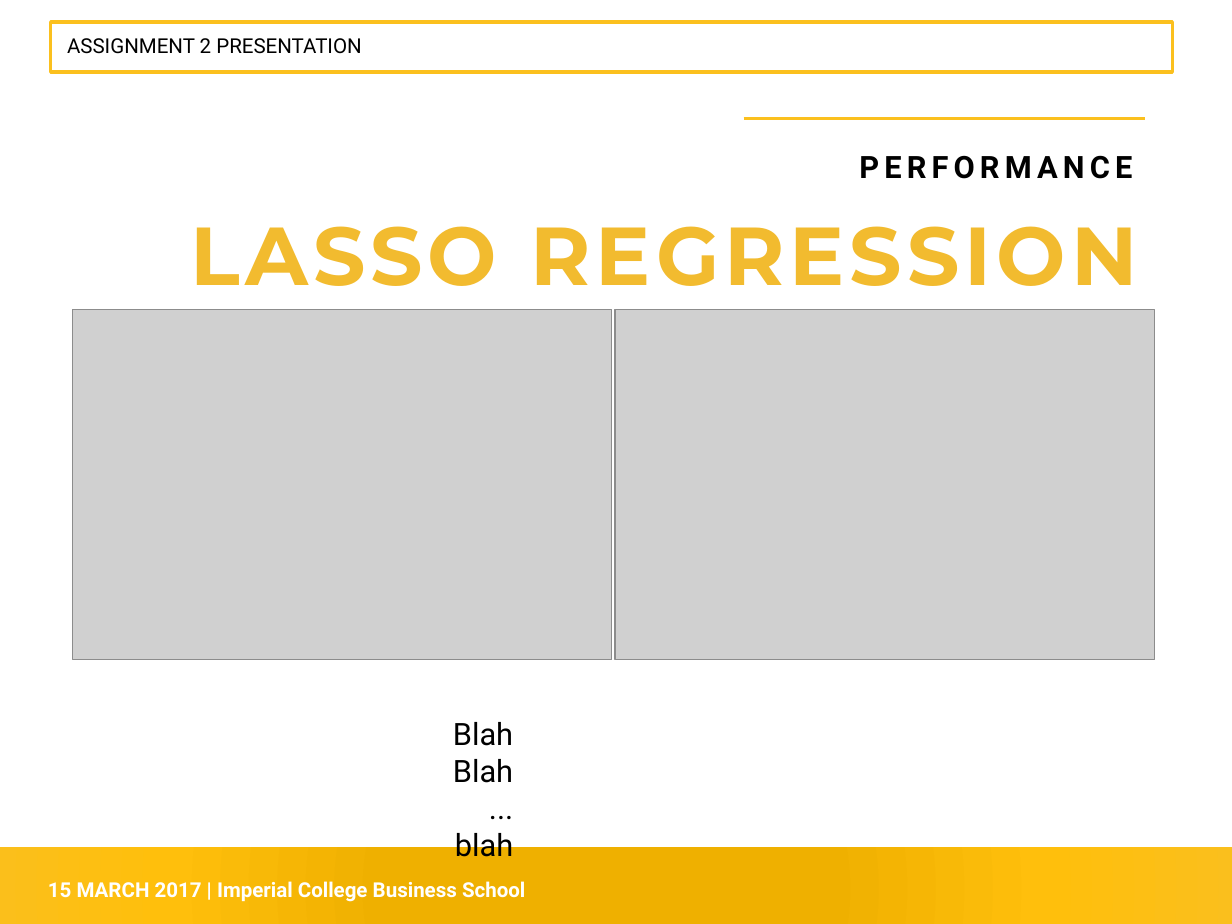
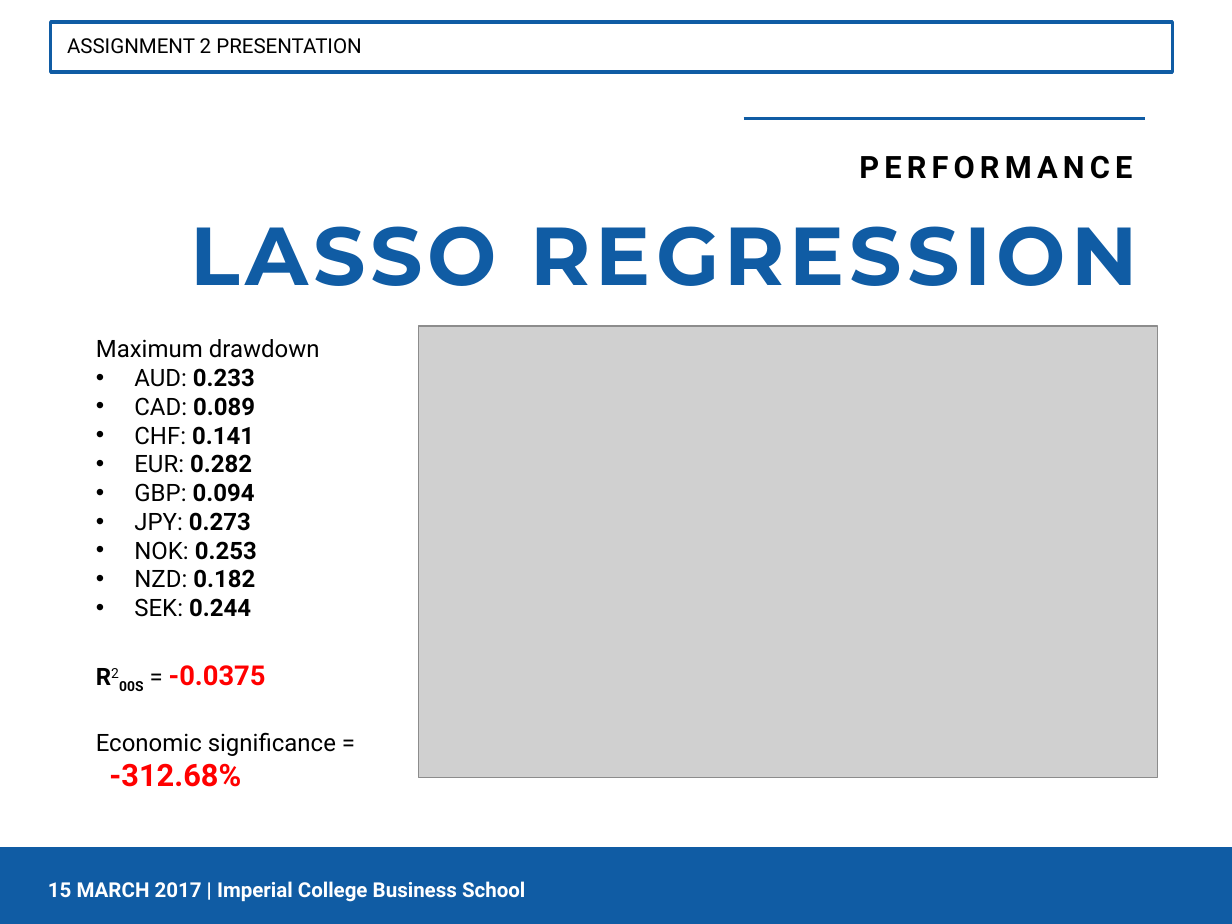
Before and after one commit to siowmeng/bigdatafinance, a slide deck: slide 5 of Presentation.pptx (slide 6 before the commit). Drawn at 1232x924 pixels with LibreOffice and Linux fonts; fonts in the diff are those of the drawing; grey boxes stand for pictures. Boxes give left, top, right and bottom in pixels: in the first picture for what was removed or moved away, otherwise in the second. Text is boxed around its words. In the diff, an @@ line names an element or a change of style, - is before the commit and + after.

```diff
--- a/Presentation.pptx
+++ b/Presentation.pptx
@@ rectangle at bbox=[51, 22, 1172, 71]: outline #FBC01E 2.08 pt to #105CA4 2.08 pt @@
@@ line (744, 118) - (1145, 118): stroke #FBC01E 2.08 pt to #105CA4 2.08 pt @@
@@ text "LASSO REGRESSION" at bbox=[190, 226, 1137, 286]: text colour #F2BB2F to #105CA4 @@
@@ picture removed at bbox=[73, 309, 612, 659] @@
@@ picture: place and size @@
-picture at bbox=[615, 309, 1154, 659]
+picture at bbox=[418, 326, 1157, 777]
@@ text added at bbox=[96, 339, 336, 787], 14 pt, text #000000 @@
+Maximum drawdown
+• AUD: 0.233
+• CAD: 0.089
+• CHF: 0.141
+• EUR: 0.282
+• GBP: 0.094
+• JPY: 0.273
+• NOK: 0.253
+• NZD: 0.182
+• SEK: 0.244
+R200S = -0.0375
+Economic significance =
+-312.68%
@@ text removed at bbox=[453, 722, 513, 857] @@
-Blah
-Blah
-...
-blah
@@ rectangle at bbox=[0, 848, 1232, 924]: fill gradient #F1B000 to #FFBF0D to #FBC01E to #105CA4 @@
```
Also in this commit, not shown: 9 other slides changed, 1 slide removed.
